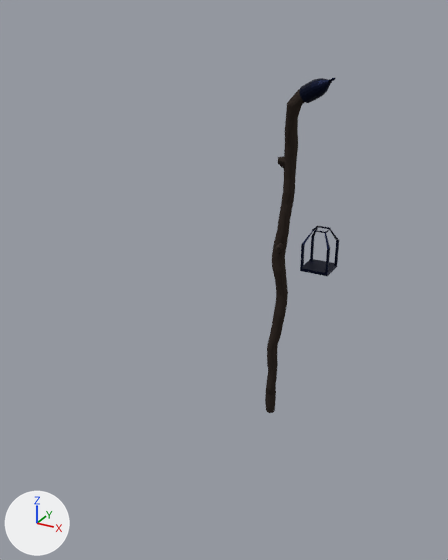
An edit to the Blender file Assets/Blender FIles/Rumo.blend, drawn before and after from the same camera.
Rendered twice from a 50 mm camera at (1.75, -3.03, 1.01) aimed at (0.06, 0.03, -0.52). Every picture has the same lights, and +X, +Y and +Z are marked at lower left.
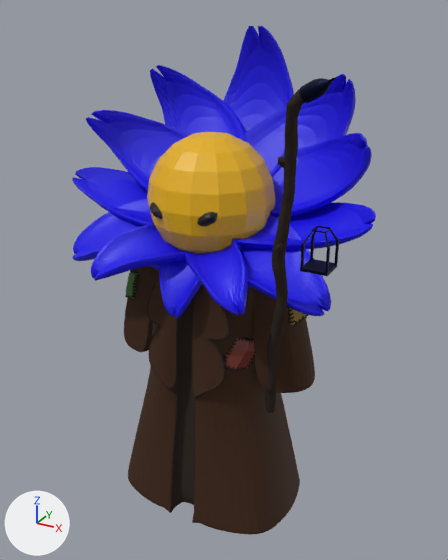
Changed parts and their boxes (x1, y1, x2, y2) in the pictures (448 x 560 px):
'Cube', shown (brown): after (124, 266, 315, 535)
'Sphere', shown (yellow): after (147, 132, 276, 254)
'Plane', shown (blue): after (208, 26, 294, 177)
'Plane.010', shown (blue): after (270, 133, 372, 218)
'Plane.011', shown (blue): after (240, 74, 356, 189)
'Plane.001', shown (blue): after (150, 65, 247, 142)
'Plane.002', shown (blue): after (86, 110, 190, 191)
'Plane.008', shown (blue): after (240, 215, 331, 316)
'Plane.009', shown (blue): after (235, 202, 376, 250)
'Plane.005', shown (blue): after (91, 223, 188, 281)
'Plane.007', shown (blue): after (186, 238, 248, 316)
'Plane.003', shown (blue): after (72, 167, 154, 226)
'Plane.004', shown (blue): after (73, 199, 160, 270)
'Plane.006', shown (blue): after (159, 259, 202, 318)
'Cube.002', shown: after (224, 337, 255, 370)
'Cube.001', shown: after (125, 270, 139, 300)
'Eye.001', shown: after (197, 212, 218, 226)
'Cube.003', shown: after (287, 306, 308, 325)
'Eye', shown: after (150, 202, 163, 219)

Edits to the bpy script that builds the scene:
```text
Change ob_sphere:
    remove ob_sphere.hide_set(True)
Change ob_eye_001:
    remove ob_eye_001.hide_set(True)
Change ob_eye:
    remove ob_eye.hide_set(True)
Change ob_plane:
    remove ob_plane.hide_set(True)
Change ob_plane_001:
    remove ob_plane_001.hide_set(True)
Change ob_plane_002:
    remove ob_plane_002.hide_set(True)
Change ob_plane_003:
    remove ob_plane_003.hide_set(True)
Change ob_plane_004:
    remove ob_plane_004.hide_set(True)
Change ob_plane_005:
    remove ob_plane_005.hide_set(True)
Change ob_plane_006:
    remove ob_plane_006.hide_set(True)
Change ob_plane_007:
    remove ob_plane_007.hide_set(True)
Change ob_plane_008:
    remove ob_plane_008.hide_set(True)
Change ob_plane_009:
    remove ob_plane_009.hide_set(True)
Change ob_plane_010:
    remove ob_plane_010.hide_set(True)
Change ob_plane_011:
    remove ob_plane_011.hide_set(True)
Change ob_cube:
    remove ob_cube.hide_set(True)
Change ob_cube_001:
    remove ob_cube_001.hide_set(True)
Change ob_cube_002:
    remove ob_cube_002.hide_set(True)
Change ob_cube_003:
    remove ob_cube_003.hide_set(True)
```
